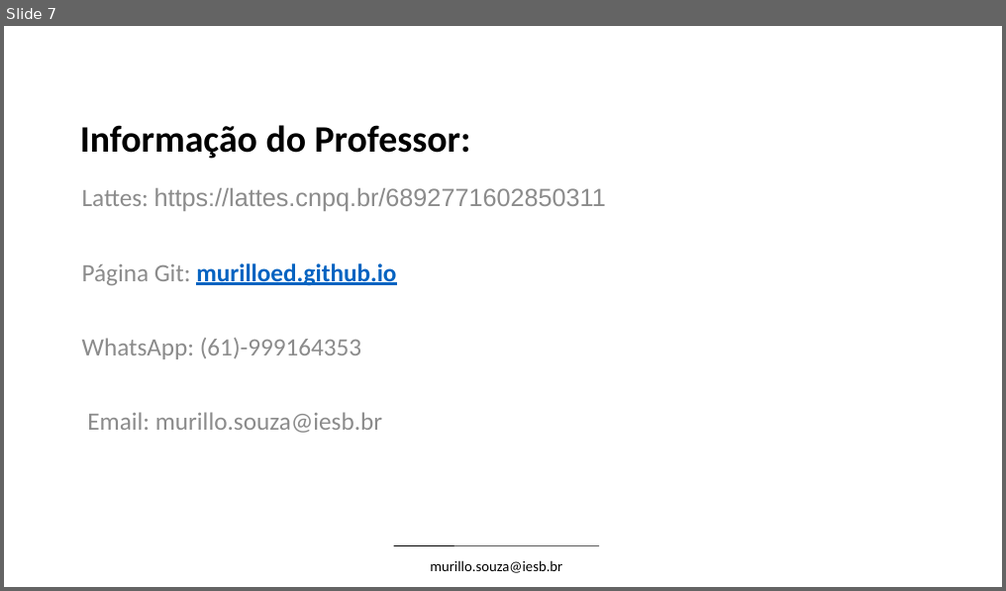
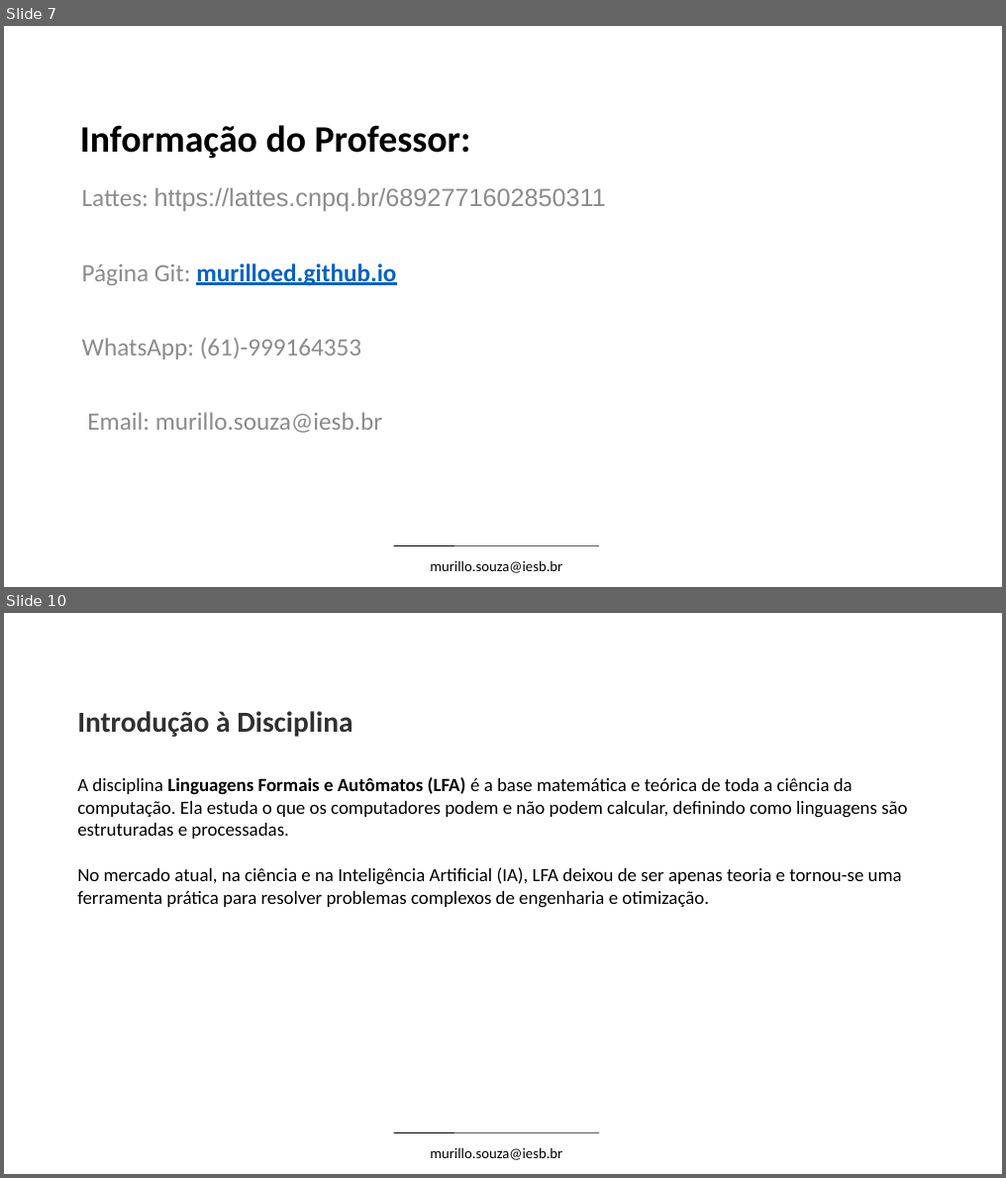
Before and after one commit to Thaynara3/linguagens_formais_e_automatos, a slide deck: conteudo/Unidade_1_Linguagens_Formais_e_Automatos.pptx. Shown one above the other, each under a label of ours: slide 7 before the commit, slides 7 and 10 after it; the slides between them are not shown. The pictures are 1006x591 and 1006x1178 pixels, drawn with LibreOffice and Linux fonts; fonts in the diff are those of the drawing; background and template pictures are left out. Boxes give left, top, right and bottom in pixels: in the first picture for what was removed or moved away, otherwise in the second. Text is boxed around its words. In the diff, an @@ line names an element or a change of style, - is before the commit and + after.

```diff
--- a/conteudo/Unidade_1_Linguagens_Formais_e_Automatos.pptx
+++ b/conteudo/Unidade_1_Linguagens_Formais_e_Automatos.pptx
@@ slide 10 added at (4,613,1002,1174), background #FFFFFF; not listed: 2 template elements that a slide beside it also shows @@
@@ text added at (77,711,907,908), 18 pt, text #000000 @@
+Introdução à Disciplina
+A disciplina Linguagens Formais e Autômatos (LFA) é a base matemática e teórica de toda a ciência da computação. Ela estuda o que os computadores podem e não podem calcular, definindo como linguagens são estruturadas e processadas.
+No mercado atual, na ciência e na Inteligência Artificial (IA), LFA deixou de ser apenas teoria e tornou-se uma ferramenta prática para resolver problemas complexos de engenharia e otimização.
```
Also in this commit, not shown: 22 other slides added.
